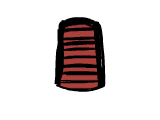
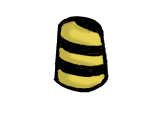
Two versions of the same layered image (160x120). Layer-by-layer changes:
hid "Layer" over [left=54, top=17, right=106, bottom=92]
showed "torso-3.png", painted on it over [left=53, top=16, right=109, bottom=93]
